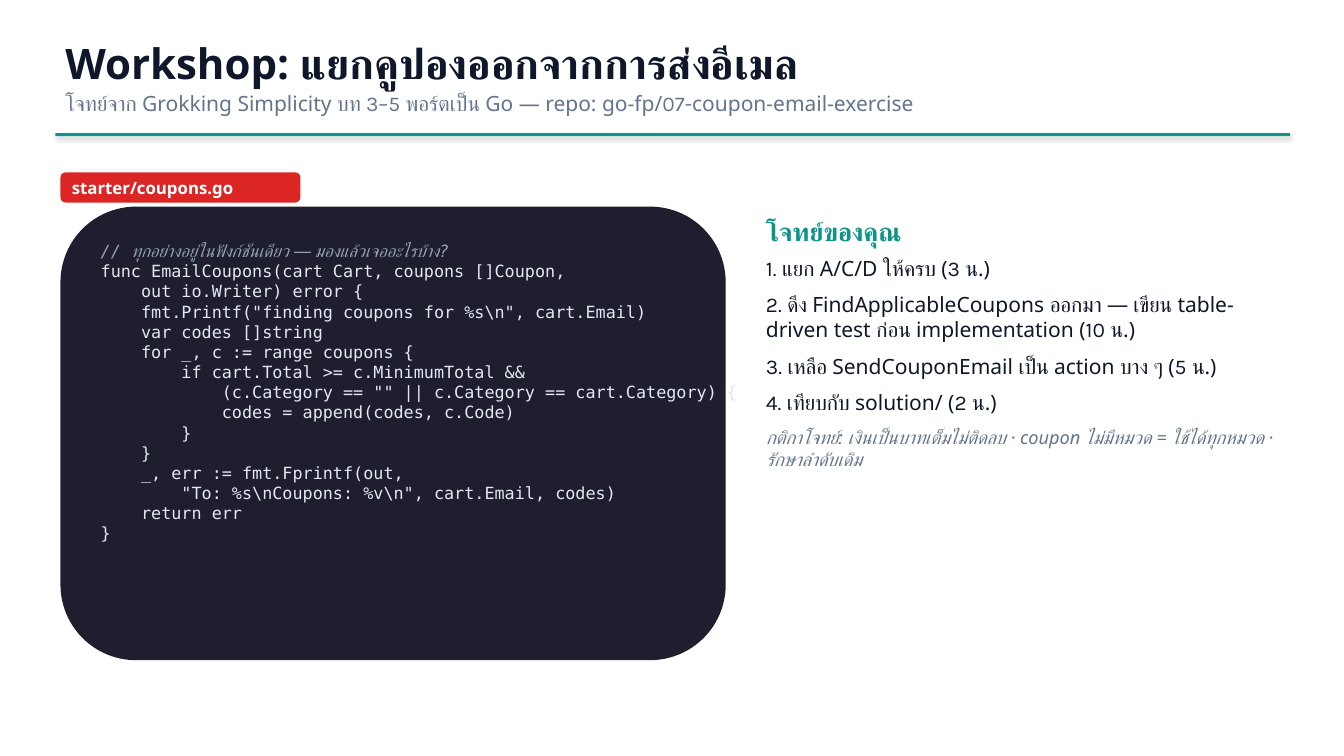
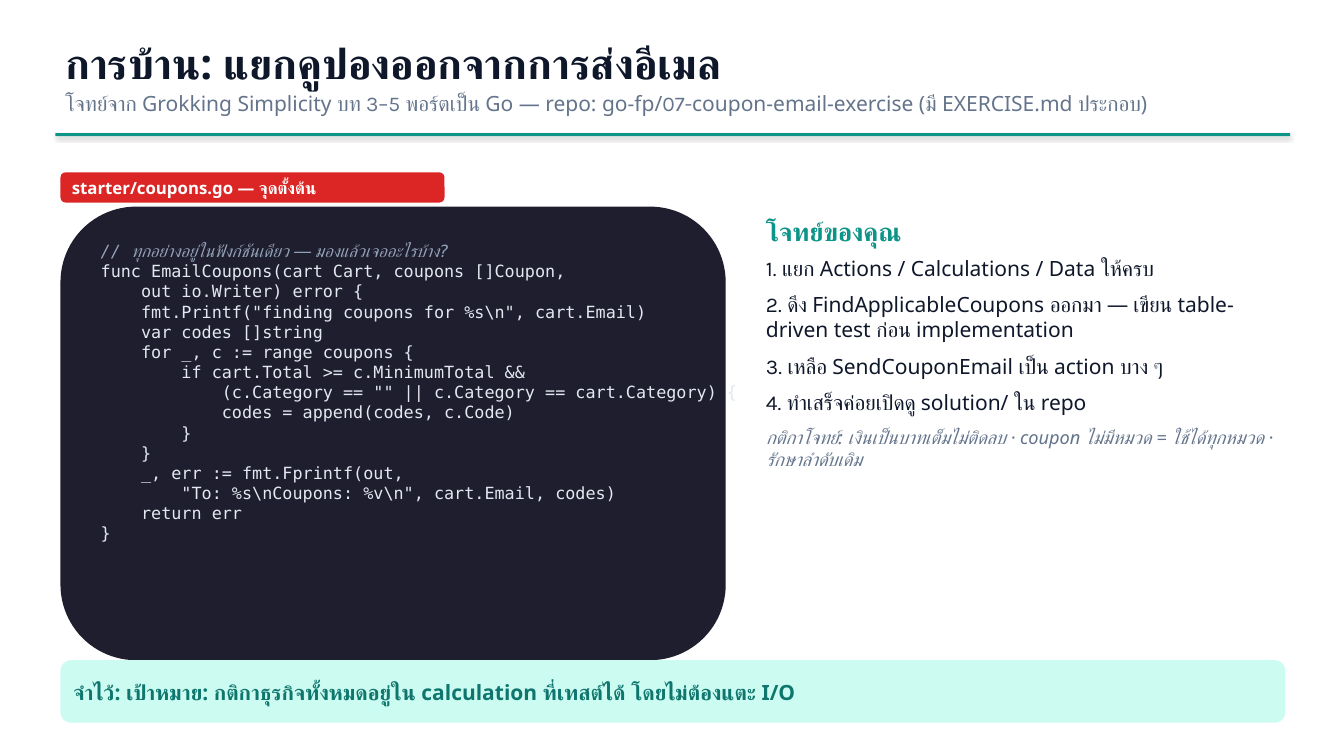
Before and after one commit to iporsut/go-fp, a slide deck: slide 15 of slides/fp-in-go-workshop.pptx (slide 13 before the commit). Drawn at 1344x756 pixels with LibreOffice and Linux fonts; fonts in the diff are those of the drawing. Boxes give left, top, right and bottom in pixels: in the first picture for what was removed or moved away, otherwise in the second. Text is boxed around its words. In the diff, an @@ line names an element or a change of style, - is before the commit and + after.

Commit message:
move coupon exercise from in-class workshop to homework slide (16 slides)

```diff
--- a/slides/fp-in-go-workshop.pptx
+++ b/slides/fp-in-go-workshop.pptx
@@ text at bbox=[65, 46, 1147, 116]: text changed @@
-Workshop: แยกคูปองออกจากการส่งอีเมล
-โจทย์จาก Grokking Simplicity บท 3–5 พอร์ตเป็น Go — repo: go-fp/07-coupon-email-exercise
+การบ้าน: แยกคูปองออกจากการส่งอีเมล
+โจทย์จาก Grokking Simplicity บท 3–5 พอร์ตเป็น Go — repo: go-fp/07-coupon-email-exercise (มี EXERCISE.md ประกอบ)
@@ rounded rectangle "starter/coupons.go — จุดตั้งต้น": place and size @@
-rounded rectangle "starter/coupons.go — จุดตั้งต้น" at bbox=[60, 172, 300, 203]
+rounded rectangle "starter/coupons.go — จุดตั้งต้น" at bbox=[60, 172, 445, 203]
@@ text in rounded rectangle at bbox=[72, 181, 316, 199]: text changed @@
-starter/coupons.go
+starter/coupons.go — จุดตั้งต้น
@@ text at bbox=[766, 259, 1234, 417]: text changed @@
-1. แยก A/C/D ให้ครบ (3 น.)
-2. ดึง FindApplicableCoupons ออกมา — เขียน table-driven test ก่อน implementation (10 น.)
-3. เหลือ SendCouponEmail เป็น action บาง ๆ (5 น.)
-4. เทียบกับ solution/ (2 น.)
+1. แยก Actions / Calculations / Data ให้ครบ
+2. ดึง FindApplicableCoupons ออกมา — เขียน table-driven test ก่อน implementation
+3. เหลือ SendCouponEmail เป็น action บาง ๆ
+4. ทำเสร็จค่อยเปิดดู solution/ ใน repo
@@ rounded rectangle added at bbox=[60, 660, 1286, 723], fill #CCFBF1, 15 pt, text #0F766E, bold @@
+จำไว้: เป้าหมาย: กติกาธุรกิจทั้งหมดอยู่ใน calculation ที่เทสต์ได้ โดยไม่ต้องแตะ I/O
```
Also in this commit, not shown: 1 other slide changed, 1 slide removed, 11 other files.
